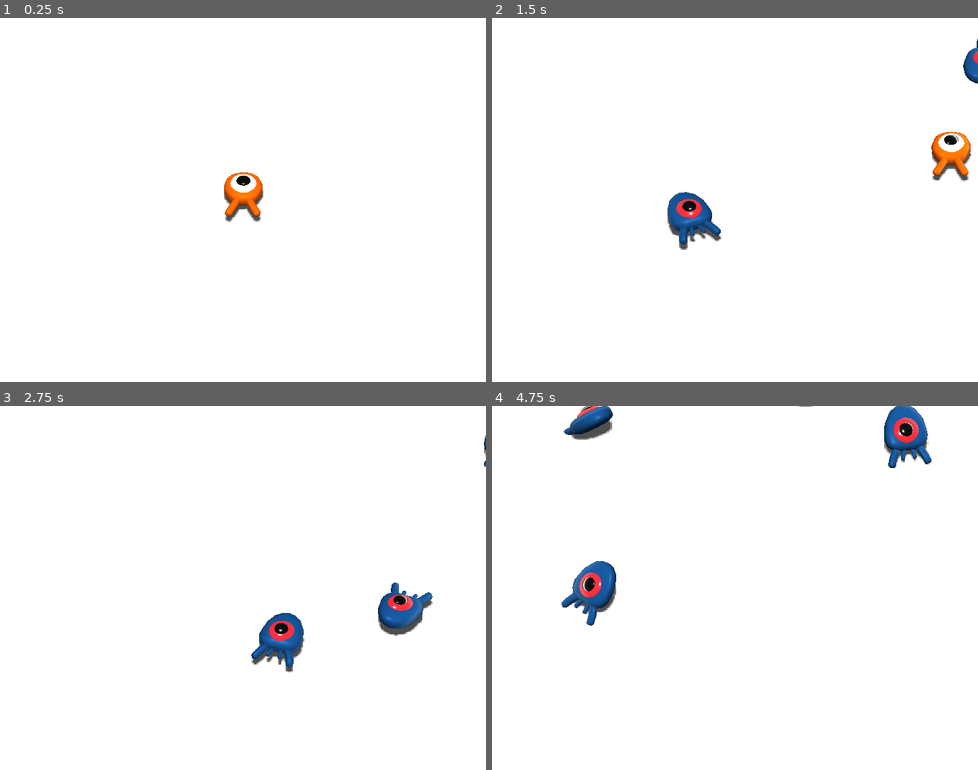
Above: before the commit, frames 1-4 (two rows, left to right).
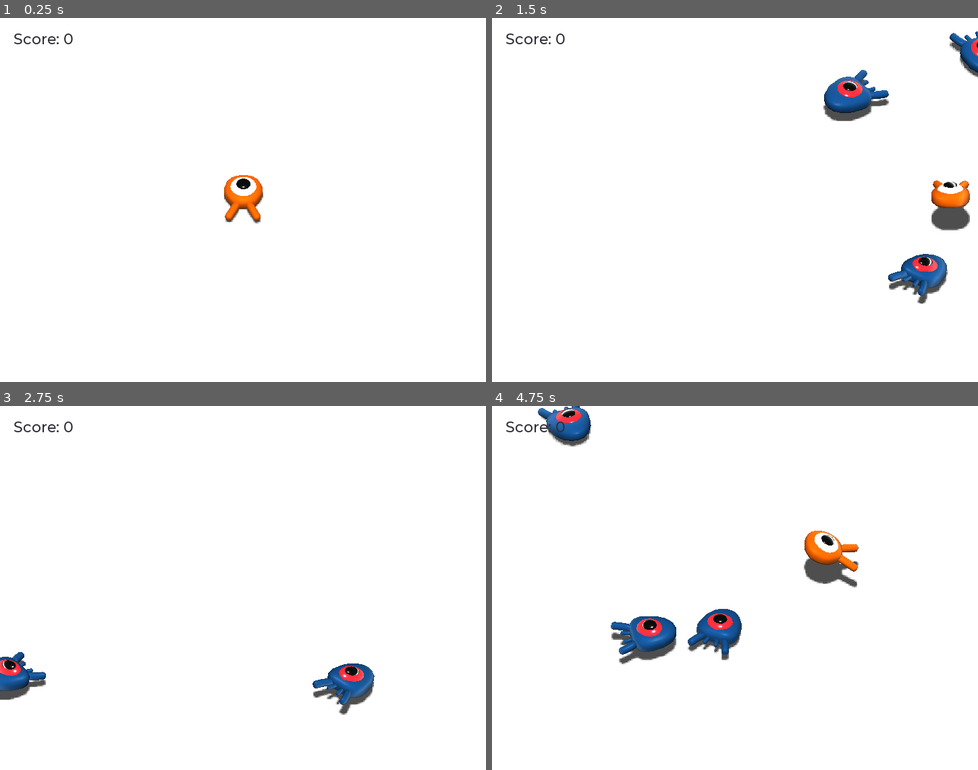
Above: after the commit, the same moments.

Repository: Tamrakar182/3d-eat-the-creeps
Game: Godot game, scene res://Main.tscn
Same seed, same stepped clock (60 frames per second), same inputs: the game is played once before the commit and once after it.
Inputs:
- Up to frame 1 (0.25 s): no input
- Up to frame 2 (1.5 s): tap Enter (ui_accept) at 0.5 s; hold D (move_right) 0.53-1.28 s; hold Enter (ui_accept) 0.53-1.28 s; tap Space (jump) at 0.77, 0.8, 1.07, 1.35 s; hold S (move_down) from 1.28 s (still down)
- Up to frame 3 (2.75 s): tap Space (jump) at 1.52, 1.82, 2.3 s; tap Enter (ui_accept) at 1.55 s; release S (move_down) at 2.03 s; hold D (move_right) from 2.03 s (still down); hold Enter (ui_accept) from 2.03 s (still down)
- Up to frame 4 (4.75 s): release D (move_right) at 2.78 s; release Enter (ui_accept) at 2.78 s; hold W (move_up) 2.78-3.53 s; tap Enter (ui_accept) at 2.85, 4.35 s; tap Space (jump) at 3.02, 3.32, 4.52 s; hold Space (jump) 3.53-4.28 s; hold A (move_left) from 3.53 s (still down)

The runs differ from the first frame. In frame 1, 0.7% of the frame differs, in the area x 2-55%, y 4-57%; in frame 2, 5.5%; in frame 3, 4.2%; in frame 4, 7.0%, in the area x 2-91%, y 0-71%.

Commit message:
Game finished after much difficulty smh, animations were a headache

Diff:
--- a/Main.gd
+++ b/Main.gd
@@ -4,6 +4,7 @@
 
 func _ready():
 	randomize()
+	$UserInterface/Retry.hide()
 
 func _on_MobTimer_timeout():
 	#create an instance of mob
@@ -14,6 +15,16 @@
 	mob_spawn_location.unit_offset = randf()
 
 	var player_position = $Player.transform.origin
-	mob.initializer(mob_spawn_location.translation, player_position)
+	mob.initialize(mob_spawn_location.translation, player_position)
 
 	add_child(mob)
+	mob.connect("squashed", $UserInterface/ScoreLabel, "_on_Mob_squashed")
+
+
+func _on_Player_hit():
+	$MobTimer.stop()
+	$UserInterface/Retry.show()
+
+func _unhandled_input(event):
+	if event.is_action_pressed("ui_accept") and $UserInterface/Retry.visible:
+		get_tree().reload_current_scene()
--- a/Main.tscn
+++ b/Main.tscn
@@ -1,8 +1,10 @@
-[gd_scene load_steps=9 format=2]
+[gd_scene load_steps=13 format=2]
 
 [ext_resource path="res://Player.tscn" type="PackedScene" id=1]
 [ext_resource path="res://Main.gd" type="Script" id=2]
 [ext_resource path="res://Mob.tscn" type="PackedScene" id=3]
+[ext_resource path="res://ScoreLabel.gd" type="Script" id=4]
+[ext_resource path="res://fonts/Montserrat-Medium.ttf" type="DynamicFontData" id=5]
 
 [sub_resource type="BoxShape" id=1]
 extents = Vector3( 30, 1, 30 )
@@ -21,12 +23,21 @@
 "tilts": PoolRealArray( 0, 0, 0, 0, 0, 0 )
 }
 
+[sub_resource type="DynamicFont" id=6]
+size = 22
+font_data = ExtResource( 5 )
+
+[sub_resource type="Theme" id=7]
+default_font = SubResource( 6 )
+
 [node name="Main" type="Node"]
 script = ExtResource( 2 )
 mob_scene = ExtResource( 3 )
 
 [node name="Ground" type="StaticBody" parent="."]
 transform = Transform( 1, 0, 0, 0, 1, 0, 0, 0, 1, 0, -1, 0 )
+collision_layer = 4
+collision_mask = 0
 
 [node name="CollisionShape" type="CollisionShape" parent="Ground"]
 shape = SubResource( 1 )
@@ -83,4 +94,35 @@
 wait_time = 0.5
 autostart = true
 
+[node name="UserInterface" type="Control" parent="."]
+anchor_right = 1.0
+anchor_bottom = 1.0
+theme = SubResource( 7 )
+
+[node name="ScoreLabel" type="Label" parent="UserInterface"]
+margin_left = 20.0
+margin_top = 17.0
+margin_right = 84.0
+margin_bottom = 53.0
+custom_colors/font_color = Color( 0.2, 0.184314, 0.215686, 1 )
+text = "Score: 0"
+script = ExtResource( 4 )
+
+[node name="Retry" type="ColorRect" parent="UserInterface"]
+anchor_right = 1.0
+anchor_bottom = 1.0
+color = Color( 0, 0, 0, 0.470588 )
+
+[node name="Label" type="Label" parent="UserInterface/Retry"]
+anchor_left = 0.5
+anchor_top = 0.5
+anchor_right = 0.5
+anchor_bottom = 0.5
+margin_left = -110.5
+margin_top = -14.0
+margin_right = 110.5
+margin_bottom = 14.0
+text = "Press Enter to Retry"
+
+[connection signal="hit" from="Player" to="." method="_on_Player_hit"]
 [connection signal="timeout" from="MobTimer" to="." method="_on_MobTimer_timeout"]
--- a/Mob.gd
+++ b/Mob.gd
@@ -1,4 +1,7 @@
 extends KinematicBody
+
+#signal when player jumped on mob
+signal squashed
 
 # minimum speed of mob in m/s
 export var min_speed = 10
@@ -10,7 +13,7 @@
 func _physics_process(delta):
 	move_and_slide(velocity)
 
-func initializer(start_position, player_position):
+func initialize(start_position, player_position):
 
 	#position mob to players positon and turn it so that it looks at player
 	look_at_from_position(start_position, player_position, Vector3.UP)
@@ -24,5 +27,12 @@
 	#rotate it based onmob's Y rotation to move in the direction its lookinh
 	velocity = velocity.rotated(Vector3.UP, rotation.y)
 
+	$AnimationPlayer.playback_speed = random_speed / min_speed
+
+
+func squash():
+	emit_signal("squashed")
+	queue_free()
+
 func _on_VisibilityNotifier_screen_exited():
 	queue_free()
--- a/Mob.tscn
+++ b/Mob.tscn
@@ -1,23 +1,89 @@
-[gd_scene load_steps=4 format=2]
+[gd_scene load_steps=6 format=2]
 
 [ext_resource path="res://art/mob.glb" type="PackedScene" id=1]
 [ext_resource path="res://Mob.gd" type="Script" id=2]
 
 [sub_resource type="BoxShape" id=1]
-extents = Vector3( 0.682628, 0.683763, 0.825656 )
+extents = Vector3( 1.03833, 1.02863, 1.12132 )
 
-[node name="Mob" type="KinematicBody"]
+[sub_resource type="Animation" id=5]
+length = 0.001
+tracks/0/type = "value"
+tracks/0/path = NodePath("Pivot/Character:translation")
+tracks/0/interp = 1
+tracks/0/loop_wrap = true
+tracks/0/imported = false
+tracks/0/enabled = true
+tracks/0/keys = {
+"times": PoolRealArray( 0 ),
+"transitions": PoolRealArray( 1 ),
+"update": 0,
+"values": [ Vector3( 0.164, 0.24, 0 ) ]
+}
+tracks/1/type = "value"
+tracks/1/path = NodePath("Pivot/Character:rotation_degrees")
+tracks/1/interp = 1
+tracks/1/loop_wrap = true
+tracks/1/imported = false
+tracks/1/enabled = true
+tracks/1/keys = {
+"times": PoolRealArray( 0 ),
+"transitions": PoolRealArray( 1 ),
+"update": 0,
+"values": [ Vector3( 0, 0, 0 ) ]
+}
+
+[sub_resource type="Animation" id=4]
+resource_name = "float"
+length = 1.2
+loop = true
+tracks/0/type = "value"
+tracks/0/path = NodePath("Pivot/Character:translation")
+tracks/0/interp = 1
+tracks/0/loop_wrap = true
+tracks/0/imported = false
+tracks/0/enabled = true
+tracks/0/keys = {
+"times": PoolRealArray( 0.2, 0.7, 0.9 ),
+"transitions": PoolRealArray( 1.93, 0.406, 1 ),
+"update": 0,
+"values": [ Vector3( 0, 0.448, 0 ), Vector3( 0, 0.819526, 0 ), Vector3( 0, 1.20525, 0 ) ]
+}
+tracks/1/type = "value"
+tracks/1/path = NodePath("Pivot/Character:rotation_degrees")
+tracks/1/interp = 1
+tracks/1/loop_wrap = true
+tracks/1/imported = false
+tracks/1/enabled = true
+tracks/1/keys = {
+"times": PoolRealArray( 0.1, 0.3, 0.7 ),
+"transitions": PoolRealArray( 1.03, 1, 0.366 ),
+"update": 0,
+"values": [ Vector3( -13, 0, 0 ), Vector3( 7.4044, 0, 0 ), Vector3( 15.468, 0, 0 ) ]
+}
+
+[node name="Mob" type="KinematicBody" groups=["mob"]]
+transform = Transform( 1, 0, 0, 0, 1, 0, 0, 0, 1, 0, 0.44, 0 )
+collision_layer = 2
+collision_mask = 0
 script = ExtResource( 2 )
 
 [node name="Pivot" type="Spatial" parent="."]
 
-[node name="mob" parent="Pivot" instance=ExtResource( 1 )]
+[node name="Character" parent="Pivot" instance=ExtResource( 1 )]
+transform = Transform( 1, 0, 0, 0, 1, 0, 0, 0, 1, 0.164, 0.24, 0 )
 
 [node name="CollisionShape" type="CollisionShape" parent="."]
 transform = Transform( 1, 0, 0, 0, 1, 0, 0, 0, 1, 0, -0.0619762, 0.00670719 )
 shape = SubResource( 1 )
 
 [node name="VisibilityNotifier" type="VisibilityNotifier" parent="."]
-aabb = AABB( -1.0771, -0.882016, -1.86728, 2.1542, 1.76403, 3.73455 )
+transform = Transform( 1, 0, 0, 0, 1, 0, 0, 0, 1, 0, 0, 0.246218 )
+aabb = AABB( -1.0771, -0.882016, -1.68061, 2.1542, 1.76403, 3.36121 )
+
+[node name="AnimationPlayer" type="AnimationPlayer" parent="."]
+autoplay = "float"
+anims/RESET = SubResource( 5 )
+anims/float = SubResource( 4 )
 
 [connection signal="screen_exited" from="VisibilityNotifier" to="." method="_on_VisibilityNotifier_screen_exited"]
--- /dev/null
+++ b/Music.tscn
@@ -0,0 +1,7 @@
+[gd_scene load_steps=2 format=2]
+
+[ext_resource path="res://art/House In a Forest Loop.ogg" type="AudioStream" id=1]
+
+[node name="Music" type="AudioStreamPlayer"]
+stream = ExtResource( 1 )
+autoplay = true
--- a/Player.gd
+++ b/Player.gd
@@ -1,9 +1,16 @@
 extends KinematicBody
+
+#signal when player dies
+signal hit
 
 #how fast player moves in m/s
 export var speed = 15
 #downward acceleration when in air, m/s^2
 export var fall_acceleration = 75
+#vertical impulse applied when jumped in m/s
+export var jump_impulse = 20
+#vertical impulse appliced when bouncing over a mob in m/s
+export var bounce_impulse = 16
 
 var velocity = Vector3.ZERO
 
@@ -17,18 +24,48 @@
 	if Input.is_action_pressed("move_left"):
 		direction.x -= 1
 	if Input.is_action_pressed("move_up"):
+		direction.z -= 1
+	if Input.is_action_pressed("move_down"):
 		direction.z += 1
-	if Input.is_action_pressed("move_down"):
-		direction.z -= 1
 
 	if direction != Vector3.ZERO:
 		direction = direction.normalized()
 		$Pivot.look_at(translation + direction, Vector3.UP)
+		$AnimationPlayer.playback_speed = 4
+	else:
+		$AnimationPlayer.playback_speed = 1
 
 	#Ground Velocity
 	velocity.x = direction.x * speed
 	velocity.z = direction.z * speed
+
+	#jumping the character
+	if is_on_floor() and Input.is_action_pressed("jump"):
+		velocity.y += jump_impulse
+
 	#vertical velocity
-	velocity.y -+ fall_acceleration * delta
+	velocity.y -= fall_acceleration * delta
 	#moving the character
 	velocity = move_and_slide(velocity, Vector3.UP)
+
+	#for collision detection
+	for index in range(get_slide_count()):
+		#checks for every collision in this frame
+		var collision = get_slide_collision(index)
+		#if collided
+		if collision.collider.is_in_group("mob"):
+			var mob = collision.collider
+			#we check that we are hitting it from above
+			if Vector3.UP.dot(collision.normal) > 0.1:
+				#if so, we squash the mob and bounce a lil
+				mob.squash()
+				velocity.y = bounce_impulse
+
+	$Pivot.rotation.x = PI / 6 * velocity.y / jump_impulse
+
+func die():
+	emit_signal("hit")
+	queue_free()
+
+func _on_Mob_Detector_body_entered(body):
+	die()
--- a/Player.tscn
+++ b/Player.tscn
@@ -6,12 +6,93 @@
 [sub_resource type="SphereShape" id=1]
 radius = 0.814691
 
+[sub_resource type="CylinderShape" id=2]
+height = 0.285002
+radius = 0.82542
+
+[sub_resource type="Animation" id=5]
+length = 0.001
+tracks/0/type = "value"
+tracks/0/path = NodePath("Pivot/Character:translation")
+tracks/0/interp = 1
+tracks/0/loop_wrap = true
+tracks/0/imported = false
+tracks/0/enabled = true
+tracks/0/keys = {
+"times": PoolRealArray( 0 ),
+"transitions": PoolRealArray( 1 ),
+"update": 0,
+"values": [ Vector3( 0.164, 0.24, 0 ) ]
+}
+tracks/1/type = "value"
+tracks/1/path = NodePath("Pivot/Character:rotation_degrees")
+tracks/1/interp = 1
+tracks/1/loop_wrap = true
+tracks/1/imported = false
+tracks/1/enabled = true
+tracks/1/keys = {
+"times": PoolRealArray( 0 ),
+"transitions": PoolRealArray( 1 ),
+"update": 0,
+"values": [ Vector3( 0, 0, 0 ) ]
+}
+
+[sub_resource type="Animation" id=4]
+resource_name = "float"
+length = 1.2
+loop = true
+tracks/0/type = "value"
+tracks/0/path = NodePath("Pivot/Character:translation")
+tracks/0/interp = 1
+tracks/0/loop_wrap = true
+tracks/0/imported = false
+tracks/0/enabled = true
+tracks/0/keys = {
+"times": PoolRealArray( 0.2, 0.7, 0.9 ),
+"transitions": PoolRealArray( 1.93, 0.406, 1 ),
+"update": 0,
+"values": [ Vector3( 0, 0.448, 0 ), Vector3( 0, 0.819526, 0 ), Vector3( 0, 1.20525, 0 ) ]
+}
+tracks/1/type = "value"
+tracks/1/path = NodePath("Pivot/Character:rotation_degrees")
+tracks/1/interp = 1
+tracks/1/loop_wrap = true
+tracks/1/imported = false
+tracks/1/enabled = true
+tracks/1/keys = {
+"times": PoolRealArray( 0.1, 0.3, 0.7 ),
+"transitions": PoolRealArray( 1.03, 1, 0.366 ),
+"update": 0,
+"values": [ Vector3( -13, 0, 0 ), Vector3( 7.4044, 0, 0 ), Vector3( 15.468, 0, 0 ) ]
+}
+
 [node name="Player" type="KinematicBody"]
+collision_mask = 6
 script = ExtResource( 2 )
 
 [node name="Pivot" type="Spatial" parent="."]
+transform = Transform( 1, 0, 0, 0, 1, 0, 0, 0, 1, 0, 0, 0 )
 
 [node name="Character" parent="Pivot" instance=ExtResource( 1 )]
+transform = Transform( 1, 0, 0, 0, 1, 0, 0, 0, 1, 0.164, 0.24, 0 )
 
 [node name="CollisionShape" type="CollisionShape" parent="."]
+transform = Transform( 1, 0, 0, 0, 1, 0, 0, 0, 1, 0, 0.672604, -0.0420493 )
 shape = SubResource( 1 )
+
+[node name="Mob Detector" type="Area" parent="."]
+transform = Transform( 1, 0, 0, 0, 1, 0, 0, 0, 1, 0, -0.305415, 0 )
+collision_layer = 0
+collision_mask = 2
+monitorable = false
+
+[node name="CollisionShape" type="CollisionShape" parent="Mob Detector"]
+transform = Transform( 1, 0, 0, 0, 1, 0, 0, 0, 1, 0, 0.987942, 0.0496052 )
+shape = SubResource( 2 )
+
+[node name="AnimationPlayer" type="AnimationPlayer" parent="."]
+autoplay = "float"
+anims/RESET = SubResource( 5 )
+anims/float = SubResource( 4 )
+
+[connection signal="body_entered" from="Mob Detector" to="." method="_on_Mob_Detector_body_entered"]
--- /dev/null
+++ b/ScoreLabel.gd
@@ -0,0 +1,7 @@
+extends Label
+
+var score = 0
+
+func _on_Mob_squashed():
+	score+=1
+	text ="Score: %s" % score
--- a/project.godot
+++ b/project.godot
@@ -17,6 +17,10 @@
 config/name="Squash the Creeps (3D)"
 run/main_scene="res://Main.tscn"
 config/icon="res://icon.png"
+
+[autoload]
+
+Music="*res://Music.tscn"
 
 [display]
 
@@ -56,6 +60,12 @@
  ]
 }
 
+[layer_names]
+
+3d_physics/layer_1="player"
+3d_physics/layer_2="enemies"
+3d_physics/layer_3="world"
+
 [rendering]
 
 quality/driver/driver_name="GLES2"
Not shown: 1 places in Player.tscn that only renumber resources
Not shown, added: export_presets.cfg
Not shown, changed: README.md
